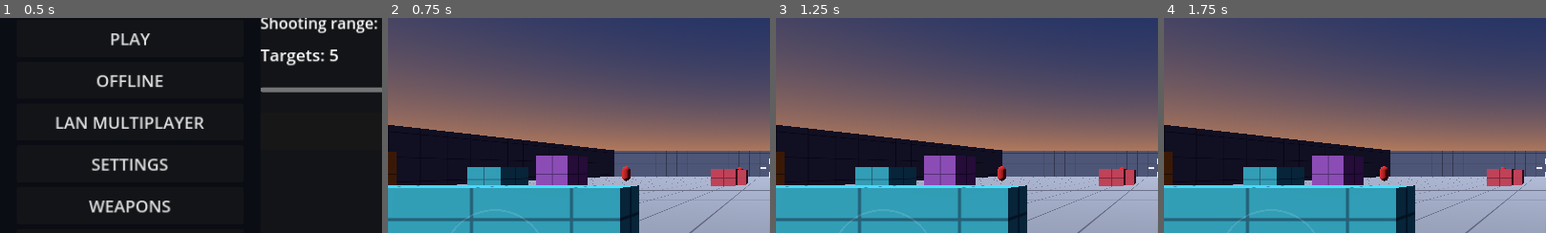
Above: before the commit, frames 1-4 (left to right).
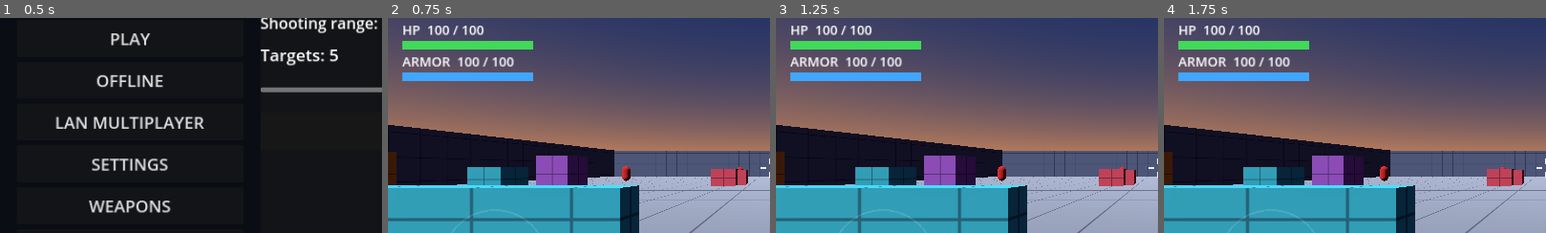
Above: after the commit, the same moments.

Repository: ermatovdaler93-ai/MexxaStrike
Game: Godot game, scene res://scenes/menu/main_menu.tscn
Same seed, same stepped clock (60 frames per second), same inputs: the game is played once before the commit and once after it.
Inputs (mouse positions are % of the whole screen's width and height, from its top left):
- Up to frame 1 (0.5 s): no input
- Up to frame 2 (0.75 s): click "PLAY" at 0.5 s
- Up to frame 3 (1.25 s): no input
- Up to frame 4 (1.75 s): move the mouse to (72, 45) at 1.27 s; click (72, 45) at 1.42 s
The pictures show only the part of the screen within x 0-50%, y 15-65%; the shares and areas given below are measured in that part.

Frame 1 is identical in both runs. In frame 2, 4.0% of the frame differs, in the area x 3-38%, y 3-30%; in frame 3, 4.0%; in frame 4, 4.0%.

Commit message:
Add player HP and armor HUD

Diff:
--- a/scripts/player/player.gd
+++ b/scripts/player/player.gd
@@ -16,6 +16,13 @@
 const EYE_CROUCH := 1.05
 
 var active := true
+
+# Player status: initial display values
+var hp: int = 100
+var max_hp: int = 100
+var armor: int = 100
+var max_armor: int = 100
+
 var move_input := Vector2.ZERO    # x - вправо, y - назад (джойстик вверх = вперёд)
 var look_delta := Vector2.ZERO    # градусы за кадр: x - рыскание, y - тангаж
 var want_fire := false
--- a/scripts/ui/touch_hud.gd
+++ b/scripts/ui/touch_hud.gd
@@ -196,6 +196,22 @@
     var mins := floori(secs / 60.0)
     _text(Vector2(24.0, 46.0), "%s %d:%02d" % [Game.t("time"), mins, secs % 60], 34, Color.WHITE)
     _text(Vector2(24.0, 90.0), "%s %d" % [Game.t("score"), arena.score], 34, ORANGE)
+
+    # Player status: HP and Armor
+    var hp_value := clampi(int(player.hp), 0, int(player.max_hp))
+    var armor_value := clampi(int(player.armor), 0, int(player.max_armor))
+    var bar_width := 220.0
+    var bar_height := 14.0
+    var hp_ratio := float(hp_value) / maxf(float(player.max_hp), 1.0)
+    var armor_ratio := float(armor_value) / maxf(float(player.max_armor), 1.0)
+
+    _text(Vector2(24.0, 137.0), "HP  %d / %d" % [hp_value, player.max_hp], 22, Color.WHITE)
+    draw_rect(Rect2(24.0, 147.0, bar_width, bar_height), Color(0.15, 0.15, 0.15, 0.85))
+    draw_rect(Rect2(24.0, 147.0, bar_width * hp_ratio, bar_height), Color(0.25, 0.85, 0.35))
+
+    _text(Vector2(24.0, 190.0), "ARMOR  %d / %d" % [armor_value, player.max_armor], 22, Color.WHITE)
+    draw_rect(Rect2(24.0, 200.0, bar_width, bar_height), Color(0.15, 0.15, 0.15, 0.85))
+    draw_rect(Rect2(24.0, 200.0, bar_width * armor_ratio, bar_height), Color(0.25, 0.65, 1.0))
 
     # Оружие и патроны (внизу по центру)
     var w = player.current_weapon()
